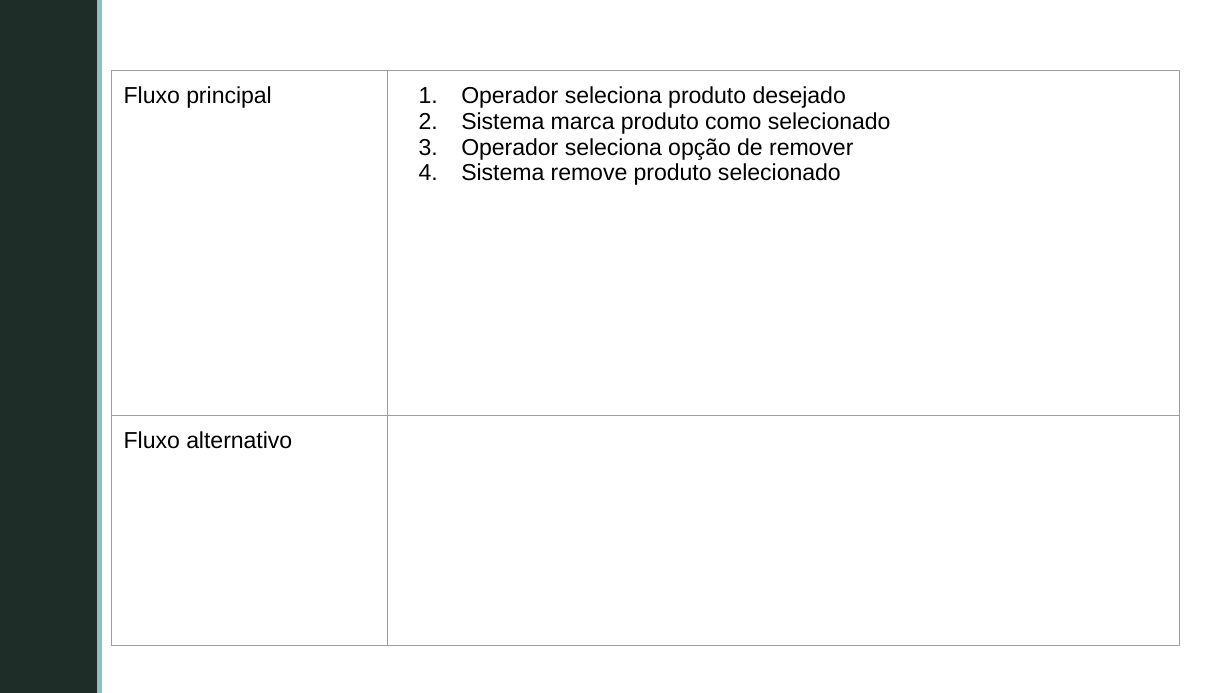
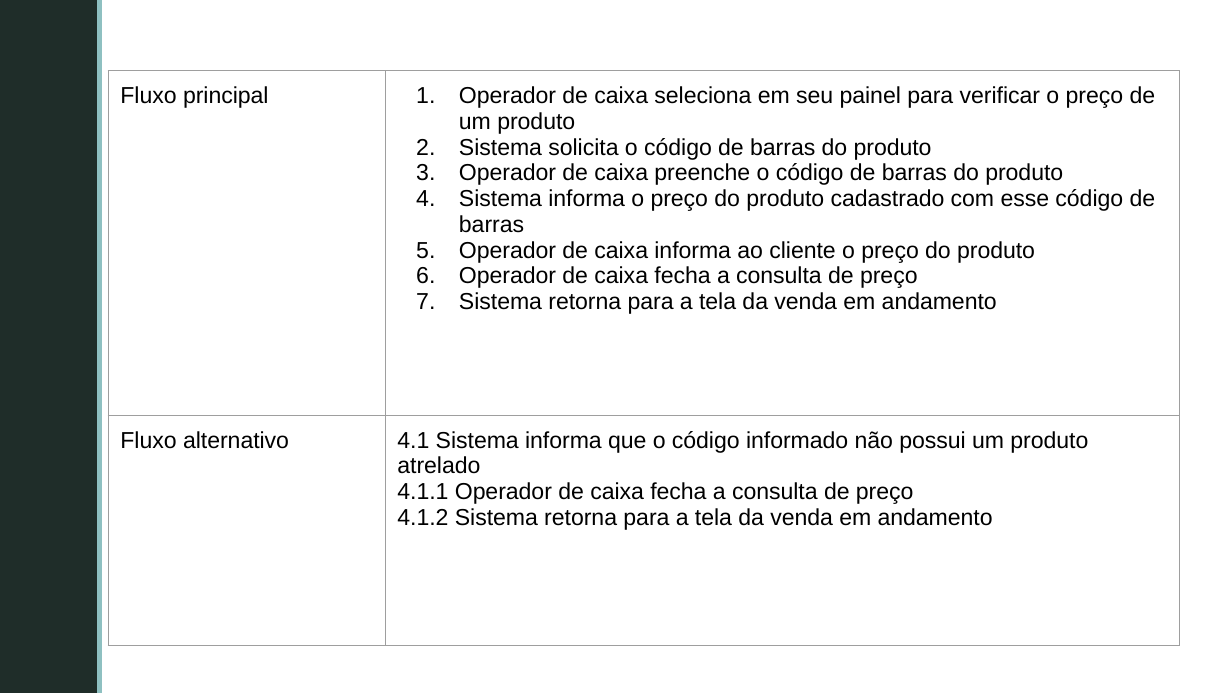
Before and after one commit to GabrielFVieira/PDV_Grupo5_Projeto_Software, a slide deck: slide 23 of documentos/Casos de Uso/CasosDeUso_Requisitos.pptx (slide 20 before the commit). Drawn at 1232x693 pixels with LibreOffice and Linux fonts; fonts in the diff are those of the drawing; background and template pictures are left out. Boxes give left, top, right and bottom in pixels: in the first picture for what was removed or moved away, otherwise in the second. Text is boxed around its words. In the diff, an @@ line names an element or a change of style, - is before the commit and + after.

```diff
--- a/documentos/Casos de Uso/CasosDeUso_Requisitos.pptx
+++ b/documentos/Casos de Uso/CasosDeUso_Requisitos.pptx
@@ table at [108,70,1180,534] @@
-row 1, column 2: Operador seleciona produto desejado / Sistema marca produto como selecionado / Operador seleciona opção de remover / Sistema remove produto selecionado
+row 1, column 2: Operador de caixa seleciona em seu painel para verificar o preço de um produto / Sistema solicita o código de barras do produto / Operador de caixa preenche o código de barras do produto / Sistema informa o preço do produto cadastrado com esse código de barras / Operador de caixa informa ao cliente o preço do produto / Operador de caixa fecha a consulta de preço / Sistema retorna para a tela da venda em andamento
-row 2, column 2: 
+row 2, column 2: 4.1 Sistema informa que o código informado não possui um produto atrelado / 4.1.1 Operador de caixa fecha a consulta de preço / 4.1.2 Sistema retorna para a tela da venda em andamento
```
Also in this commit, not shown: 16 other slides changed, 1 slide added, 3 other files.
